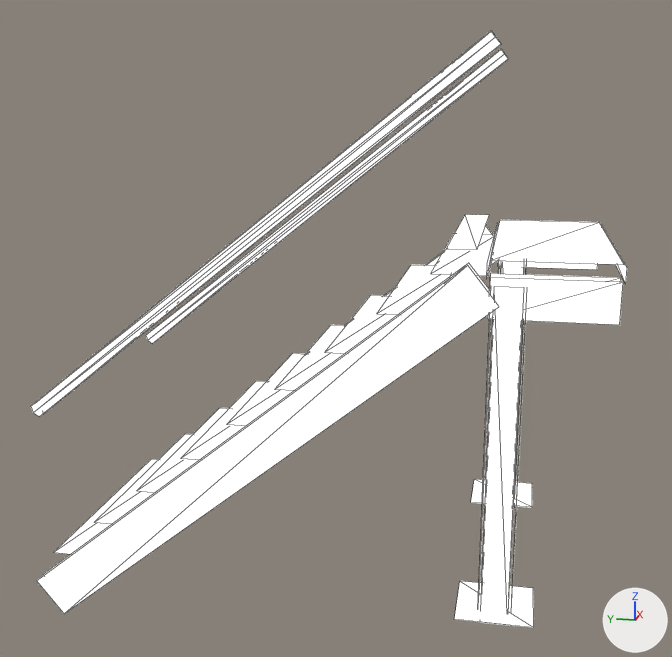
Two versions of the glTF model design/campus/nodexeus-set-stair-ground-far.glb, one commit apart.
The view is the same before and after, from a 50 mm camera at (-4.91, -2.39, 2.5) aimed at (0.0, -1.41, 1.27). Lighting does not change. The marker at lower right points along +X, +Y and +Z. The first picture is the older version. Mesh edges are drawn as thin lines. Vertices at exactly the same position are counted once.

Names of what the first picture shows: 'set-stair-ground-far'.
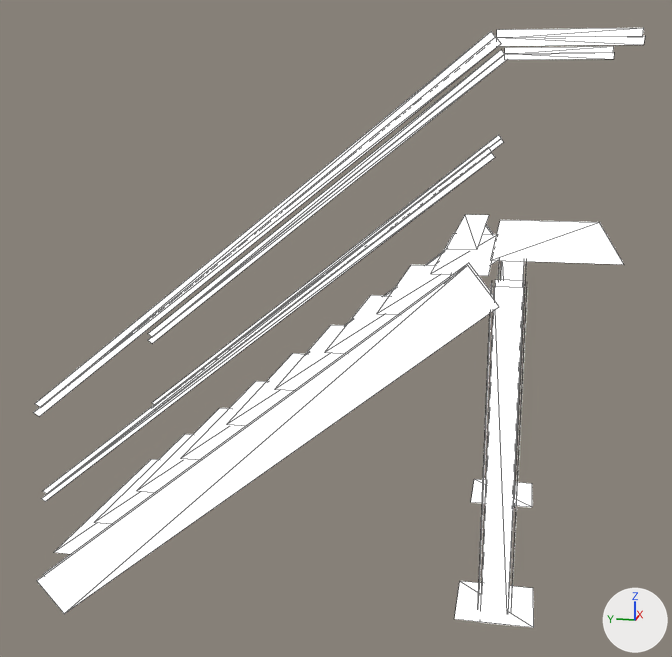
Changed parts and their boxes (x1, y1, x2, y2) in the pictures (672 x 657 px):
'set-stair-ground-far', reshaped: before (31, 31, 627, 628); after (33, 28, 645, 628)
part 1 of me_set_stair_ground_far, deleted: before (487, 223, 627, 325)
part 2 of me_set_stair_ground_far, reshaped: before (31, 31, 508, 414); after (41, 28, 645, 501)

Diff of the bpy script that builds the scene:
```diff
--- a/design/campus/nodexeus-set-stair-ground-far.glb.py
+++ b/design/campus/nodexeus-set-stair-ground-far.glb.py
@@ me_set_stair_ground_far @@
 # used by ob_set_stair_ground_far; location = (0.0, 0.0, 0.0)
-me_set_stair_ground_far.from_pydata(...)  # 152 vertices, 80 faces; spans x -0.87..0.87, y -2.85..0.06, z -0.18..2.78
+me_set_stair_ground_far.from_pydata(...)  # 152 vertices, 76 faces; spans x -0.87..0.87, y -2.85..0.06, z -0.18..2.78
+# me_set_stair_ground_far part 1: 6 loose pieces with 24 vertices, spanning x -0.75..0.75, y -2.85..-2.25, z 1.53..1.79, are deleted
+# me_set_stair_ground_far part 2
+# 8 vertices are removed from x -0.77..0.77, y -2.27..0.02, z 0.92..2.78
+# 8 faces are deleted
+# 24 vertices are added at x -0.78..0.78, y -2.85..-2.23, z 2.25..2.78
+# 8 new vertices lie (0.0, 2.25, -1.8) away from vertices in x -0.78..0.78, y -2.27..-2.23, z 2.25..2.3
+# 16 new faces join them
 me_set_stair_ground_far.materials.append(mat_nx_set_stair_ground_baked)
```
